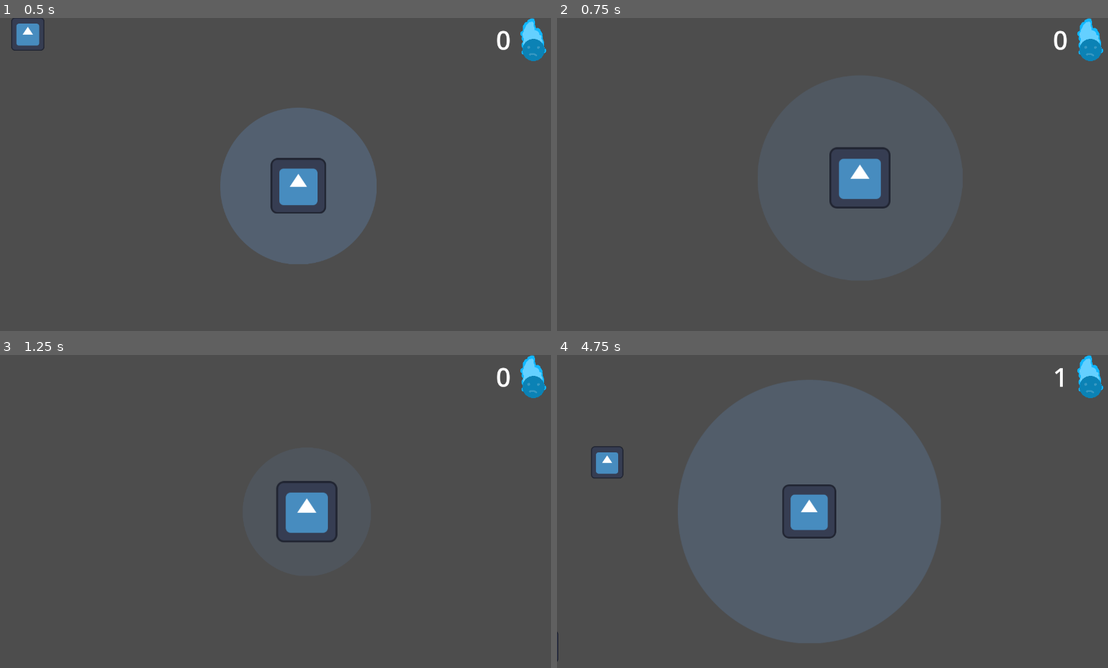
Above: before the commit, frames 1-4 (two rows, left to right).
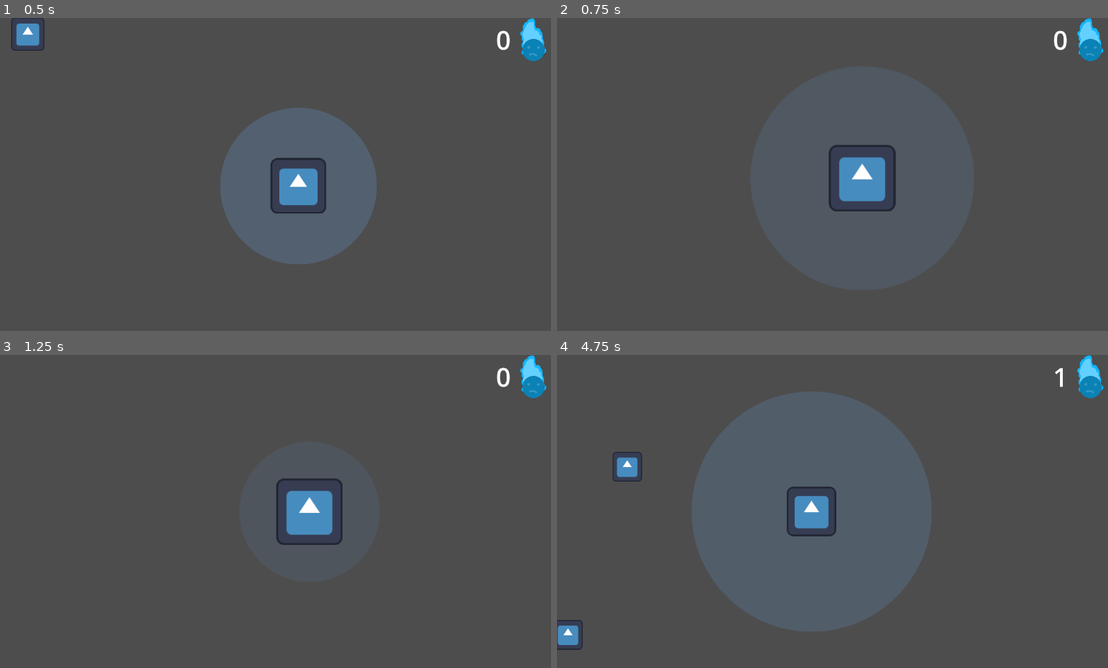
Above: after the commit, the same moments.

Repository: dkristia/Soul-Harvester
Game: Godot game, scene res://Scenes/Game/game.tscn
Same seed, same stepped clock (60 frames per second), same inputs: the game is played once before the commit and once after it. The engine's default icon, where the game draws it, is replaced by a stand-in: a white triangle on a blue panel in a dark square.
Inputs (mouse positions are in pixels of both pictures, inside the frame that each line leads up to):
- Up to frame 1 (0.5 s): no input
- Up to frame 2 (0.75 s): tap Enter (ui_accept) at 0.5 s; move the mouse to (959, 158) at 0.52 s; hold D (right) from 0.53 s (still down); tap Mouse wheel up (zoomin) at 0.6 s
- Up to frame 3 (1.25 s): keep holding D (right); tap Enter (ui_accept) at 0.77 s
- Up to frame 4 (4.75 s): move the mouse to (722, 527) at 1.27 s; release D (right) at 1.28 s; hold S (down) 1.28-2.03 s; tap Mouse wheel down (zoomout) at 1.35, 2.85, 4.35 s; tap Enter (ui_accept) at 1.52, 3.02, 3.77, 4.52 s; move the mouse to (893, 442) at 2.02 s; hold D (right) 2.03-2.78 s; tap Mouse wheel up (zoomin) at 2.1, 3.6 s; move the mouse to (804, 574) at 2.77 s; hold W (up) 2.78-3.53 s; move the mouse to (1003, 558) at 3.52 s; hold A (left) from 3.53 s (still down); move the mouse to (667, 464) at 4.27 s

Frame 1 is identical in both runs. In frame 2, 0.9% of the frame differs, in the area x 49-62%, y 40-62%; in frame 3, 0.8%; in frame 4, 6.6%, in the area x 0-70%, y 8-98%.

Commit message:
add anubis scale

Diff:
--- a/Objects/Player/camera.gd
+++ b/Objects/Player/camera.gd
@@ -2,9 +2,14 @@
 
 
 func _process(delta):
-	var za = zoom.x * 0.1
+	var za = zoom.x * 0.2
 	var zoomamount = Vector2(za, za)
 	if Input.is_action_just_pressed("zoomout"):
 		zoom -= zoomamount
 	if Input.is_action_just_pressed("zoomin"):
 		zoom += zoomamount
+
+	if zoom.x > 3:
+		zoom = Vector2(3, 3)
+	elif zoom.x < 0.2:
+		zoom = Vector2(0.2, 0.2)
--- /dev/null
+++ b/Scenes/Anubis/Anubis.gd
@@ -0,0 +1,34 @@
+extends Control
+
+@onready var goodbox = $CanvasLayer/HBoxContainer/Good
+@onready var badbox = $CanvasLayer/HBoxContainer/Bad
+@onready var global = $"/root/Global"
+
+
+func _process(delta):
+	if Input.is_action_pressed("down"):
+		global.good -= 0.01
+	if Input.is_action_pressed("up"):
+		global.good += 0.01
+
+	if Input.is_action_pressed("left"):
+		global.bad -= 0.01
+	if Input.is_action_pressed("right"):
+		global.bad += 0.01
+
+	var good = global.good
+	var bad = global.bad
+
+	if good > bad:
+		var difference = good/bad * 100
+		goodbox.add_theme_constant_override("margin_bottom", difference)
+		badbox.add_theme_constant_override("margin_top", difference)
+	elif bad > good:
+		var difference = bad/good * 100
+		goodbox.add_theme_constant_override("margin_top", difference)
+		badbox.add_theme_constant_override("margin_bottom", difference)
+	else:
+		goodbox.add_theme_constant_override("margin_top", 0)
+		goodbox.add_theme_constant_override("margin_bottom", 0)
+		badbox.add_theme_constant_override("margin_top", 0)
+		badbox.add_theme_constant_override("margin_bottom", 0)
--- /dev/null
+++ b/Scenes/Anubis/Anubis.tscn
@@ -0,0 +1,56 @@
+[gd_scene load_steps=3 format=3 uid="uid://cli06l4nsl4m4"]
+
+[ext_resource type="Script" path="res://Scenes/Anubis/Anubis.gd" id="1_o6qfu"]
+[ext_resource type="Texture2D" uid="uid://bjh5nlvywuuhh" path="res://Assets/soul.png" id="1_u7faf"]
+
+[node name="Anubis" type="Control"]
+layout_mode = 3
+anchors_preset = 15
+anchor_right = 1.0
+anchor_bottom = 1.0
+grow_horizontal = 2
+grow_vertical = 2
+script = ExtResource("1_o6qfu")
+
+[node name="CanvasLayer" type="CanvasLayer" parent="."]
+
+[node name="HBoxContainer" type="HBoxContainer" parent="CanvasLayer"]
+anchors_preset = 8
+anchor_left = 0.5
+anchor_top = 0.5
+anchor_right = 0.5
+anchor_bottom = 0.5
+offset_left = -102.0
+offset_top = -50.0
+offset_right = 102.0
+offset_bottom = 50.0
+grow_horizontal = 2
+grow_vertical = 2
+
+[node name="Good" type="MarginContainer" parent="CanvasLayer/HBoxContainer"]
+layout_mode = 2
+theme_override_constants/margin_top = 0
+theme_override_constants/margin_right = 100
+theme_override_constants/margin_bottom = 0
+
+[node name="ColorRect" type="ColorRect" parent="CanvasLayer/HBoxContainer/Good"]
+layout_mode = 2
+color = Color(0, 0.898039, 0.0117647, 1)
+
+[node name="TextureRect" type="TextureRect" parent="CanvasLayer/HBoxContainer/Good"]
+layout_mode = 2
+texture = ExtResource("1_u7faf")
+
+[node name="Bad" type="MarginContainer" parent="CanvasLayer/HBoxContainer"]
+layout_mode = 2
+theme_override_constants/margin_left = 100
+theme_override_constants/margin_top = 0
+theme_override_constants/margin_bottom = 0
+
+[node name="ColorRect" type="ColorRect" parent="CanvasLayer/HBoxContainer/Bad"]
+layout_mode = 2
+color = Color(1, 0.188235, 0.0117647, 1)
+
+[node name="TextureRect" type="TextureRect" parent="CanvasLayer/HBoxContainer/Bad"]
+layout_mode = 2
+texture = ExtResource("1_u7faf")
--- a/global.gd
+++ b/global.gd
@@ -1,3 +1,5 @@
 extends Node
 
 @export var souls = 0
+@export var good = 2
+@export var bad = 1
